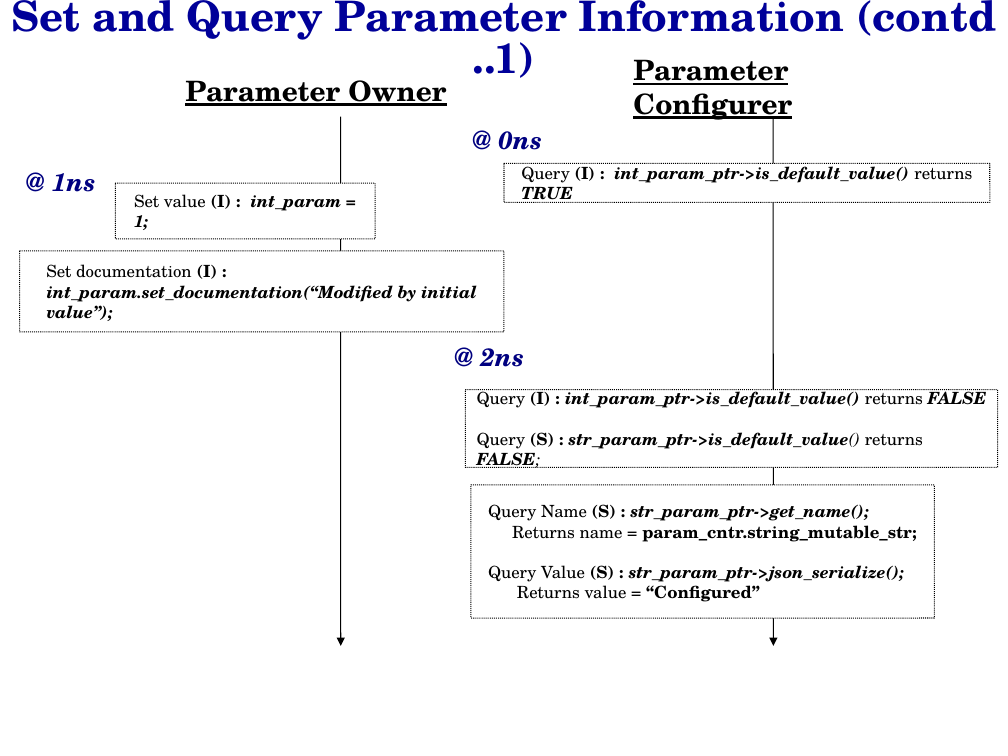
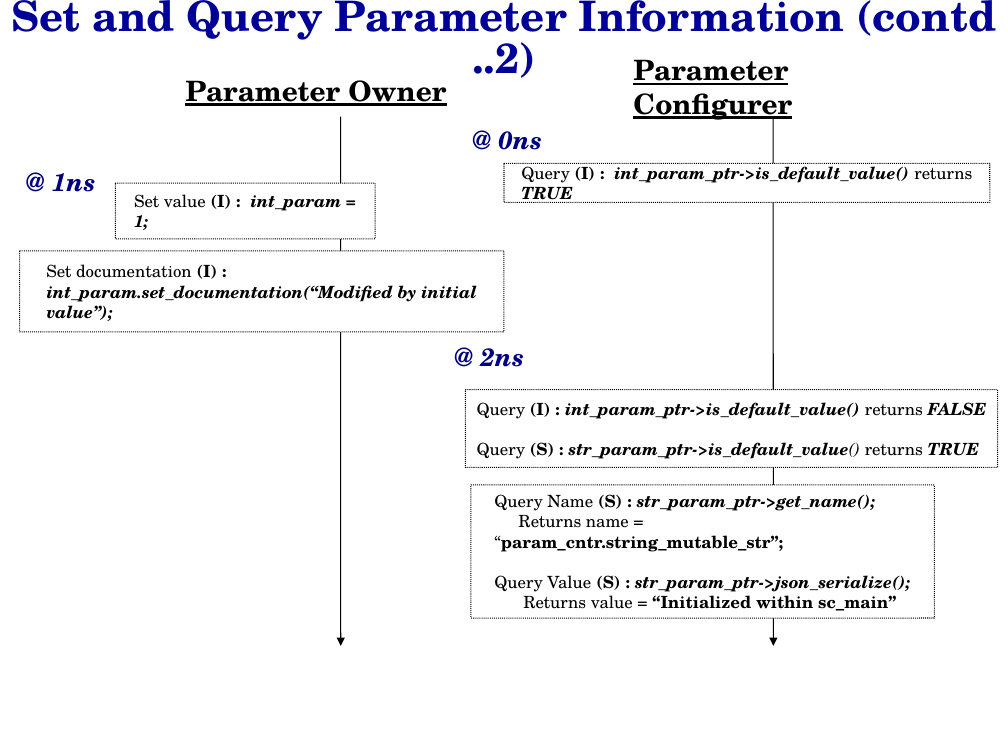
Before and after one commit to accellera-official/cci, a slide deck: slide 5 of examples/ex7_Parameter_Information/docs/ex7_Parameter_Information.ppt (slide 4 before the commit). Drawn at 1008x756 pixels with LibreOffice and Linux fonts; fonts in the diff are those of the drawing; background and template pictures are left out. Boxes give left, top, right and bottom in pixels: in the first picture for what was removed or moved away, otherwise in the second. Text is boxed around its words. In the diff, an @@ line names an element or a change of style, - is before the commit and + after.

Commit message:
Updated example#7 : Assigned initial value to the cci-parameter from within the 'sc_main' before the instantiation of the SC_MODULE(s); Re-arranged code a bit;  Read (local) README.txt for further details

```diff
--- a/examples/ex7_Parameter_Information/docs/ex7_Parameter_Information.ppt
+++ b/examples/ex7_Parameter_Information/docs/ex7_Parameter_Information.ppt
@@ text at (11, 0, 996, 78): text changed @@
-Set and Query Parameter Information (contd ..1)
+Set and Query Parameter Information (contd ..2)
@@ text in rounded rectangle at (477, 442, 979, 459): text changed @@
-Query (S) : str_param_ptr->is_default_value() returns FALSE;
+Query (S) : str_param_ptr->is_default_value() returns TRUE
@@ text in rounded rectangle at (494, 515, 783, 552): text changed @@
-Returns name = param_cntr.string_mutable_str;
+Returns name = “param_cntr.string_mutable_str”;
@@ text in rounded rectangle at (523, 591, 896, 611): text changed; bold on @@
-Returns value = “Configured”
+Returns value = “Initialized within sc_main”
```
Also in this commit, not shown: 12 other slides changed, 1 slide added, 5 other files.
